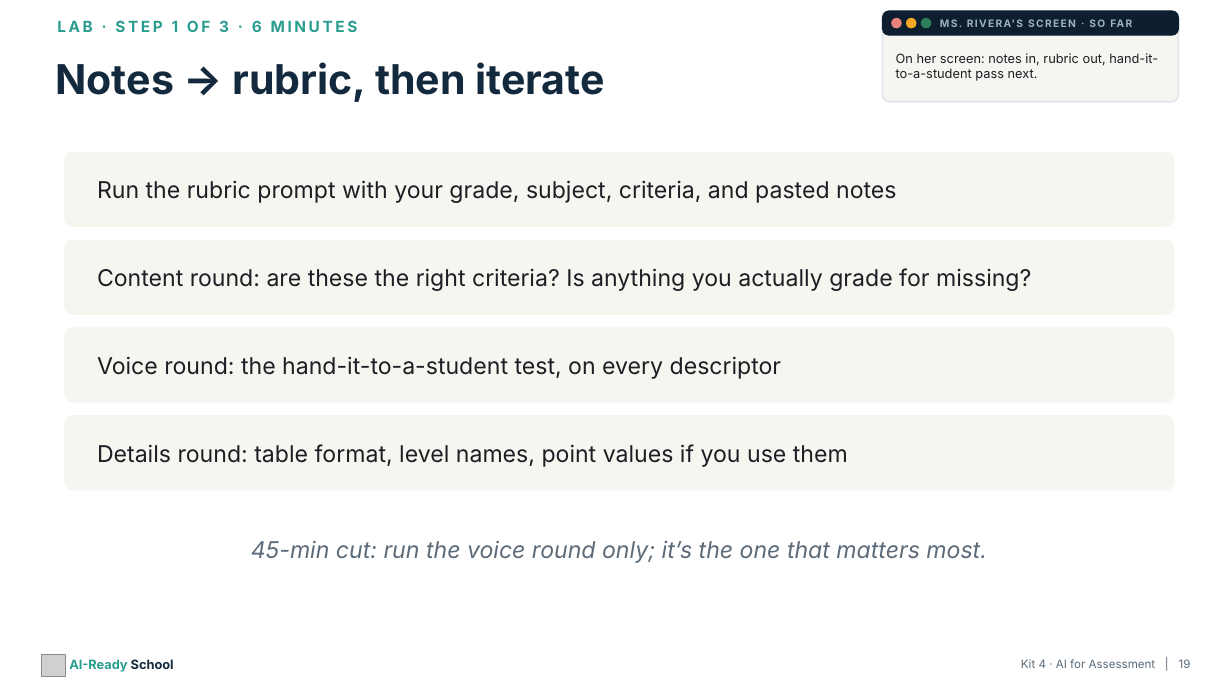
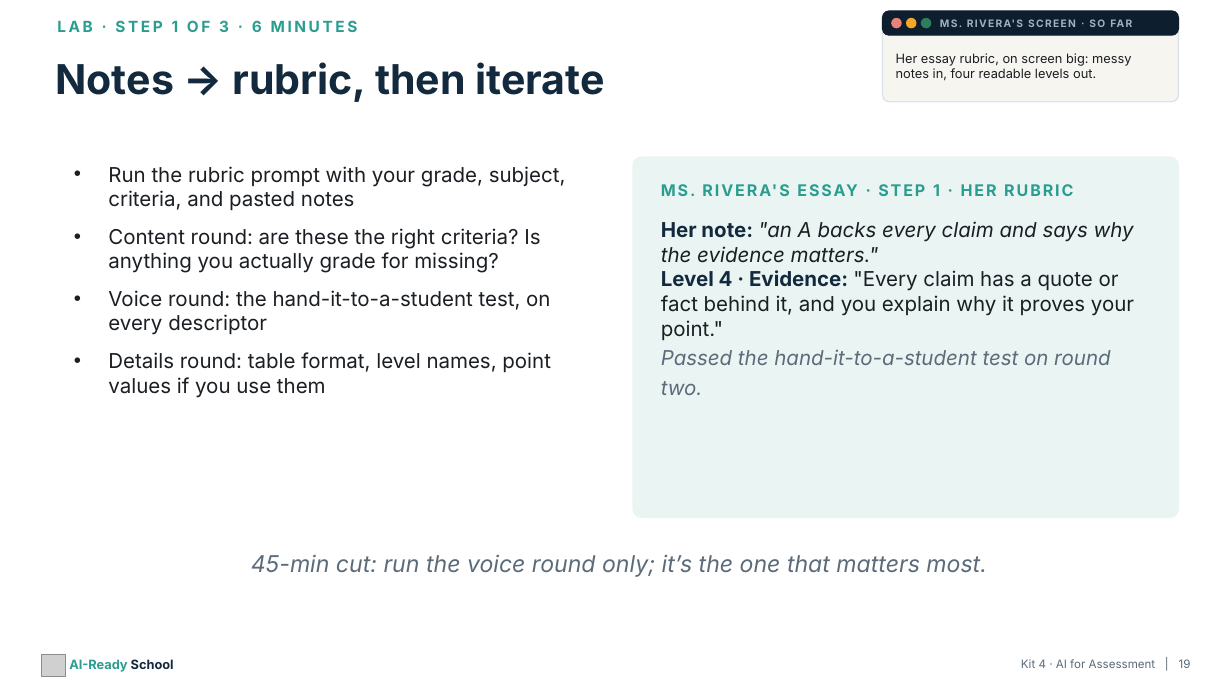
Before and after one commit to aspinozzi1/Ai-School-Ready, a slide deck: slide 19 of kits/kit04/Kit04_PresentationDeck.pptx. Drawn at 1232x693 pixels with LibreOffice and Linux fonts; fonts in the diff are those of the drawing; grey boxes stand for pictures. Boxes give left, top, right and bottom in pixels: in the first picture for what was removed or moved away, otherwise in the second. Text is boxed around its words. In the diff, an @@ line names an element or a change of style, - is before the commit and + after.

```diff
--- a/kits/kit04/Kit04_PresentationDeck.pptx
+++ b/kits/kit04/Kit04_PresentationDeck.pptx
@@ text at box(896, 53, 1131, 81): text changed @@
-On her screen: notes in, rubric out, hand-it-to-a-student pass next.
+Her essay rubric, on screen big: messy notes in, four readable levels out.
@@ rounded rectangle removed at box(65, 152, 1174, 226) @@
@@ text added at box(108, 166, 566, 398), 16 pt, text #1B1F24 @@
+• Run the rubric prompt with your grade, subject, criteria, and pasted notes
+• Content round: are these the right criteria? Is anything you actually grade for missing?
+• Voice round: the hand-it-to-a-student test, on every descriptor
+• Details round: table format, level names, point values if you use them
@@ rounded rectangle added at box(633, 157, 1178, 518), fill #EAF5F3, outline #EAF5F3 1 pt @@
@@ text removed at box(97, 180, 896, 203) @@
-Run the rubric prompt with your grade, subject, criteria, and pasted notes
@@ text added at box(678, 184, 940, 196), 12.5 pt, text #2A9D8F, bold @@
+MS. RIVERA'S ESSAY · STEP 1 · HER RUBRIC
@@ text at box(661, 221, 1134, 395): text changed; size 18 to 16 pt @@
-Content round: are these the right criteria? Is anything you actually grade for missing?
+Her note: "an A backs every claim and says why the evidence matters."
+Level 4 · Evidence: "Every claim has a quote or fact behind it, and you explain why it proves your point."
+Passed the hand-it-to-a-student test on round two.
@@ text "Her note: "an A backs ..." at box(661, 221, 1134, 395): vertical alignment middle to top @@
@@ rounded rectangle removed at box(65, 240, 1174, 314) @@
@@ rounded rectangle removed at box(65, 328, 1174, 402) @@
@@ text removed at box(97, 356, 781, 379) @@
-Voice round: the hand-it-to-a-student test, on every descriptor
@@ rounded rectangle removed at box(65, 416, 1174, 490) @@
@@ text removed at box(97, 444, 848, 467) @@
-Details round: table format, level names, point values if you use them
@@ text "45-min cut: run the voice ...": place and size @@
-text "45-min cut: run the voice ..." at box(251, 540, 986, 563)
+text "45-min cut: run the voice ..." at box(251, 554, 986, 577)
```
Also in this commit, not shown: 6 other slides changed, 11 other files.
